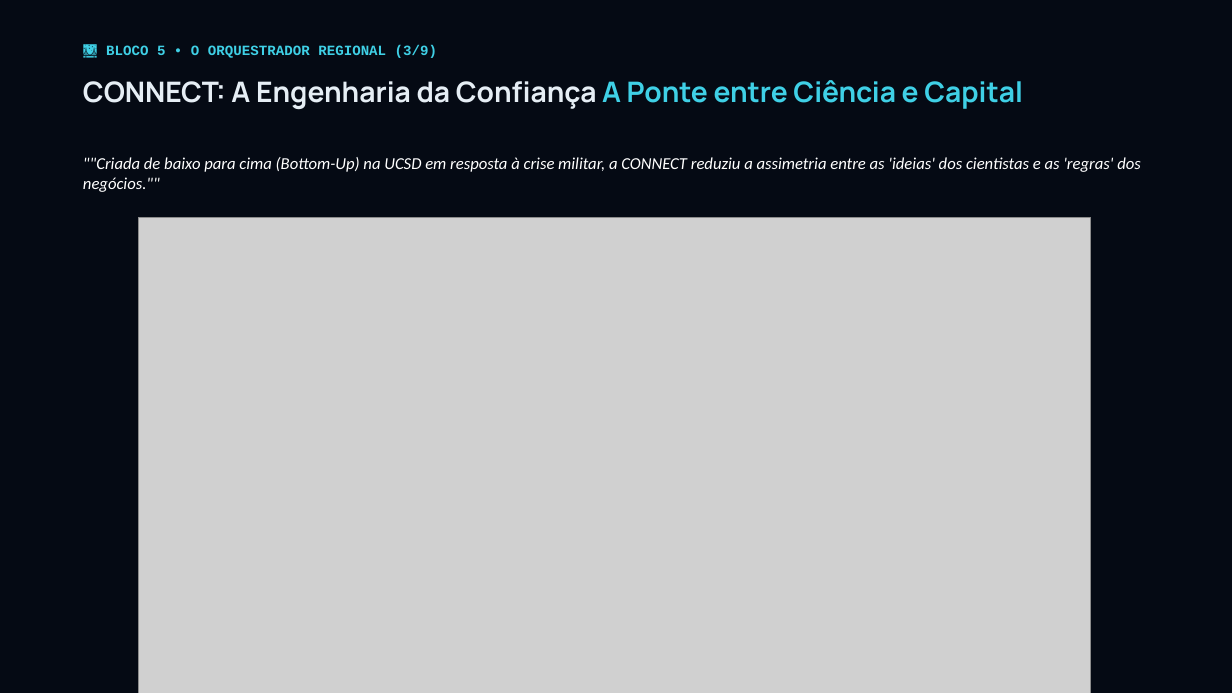
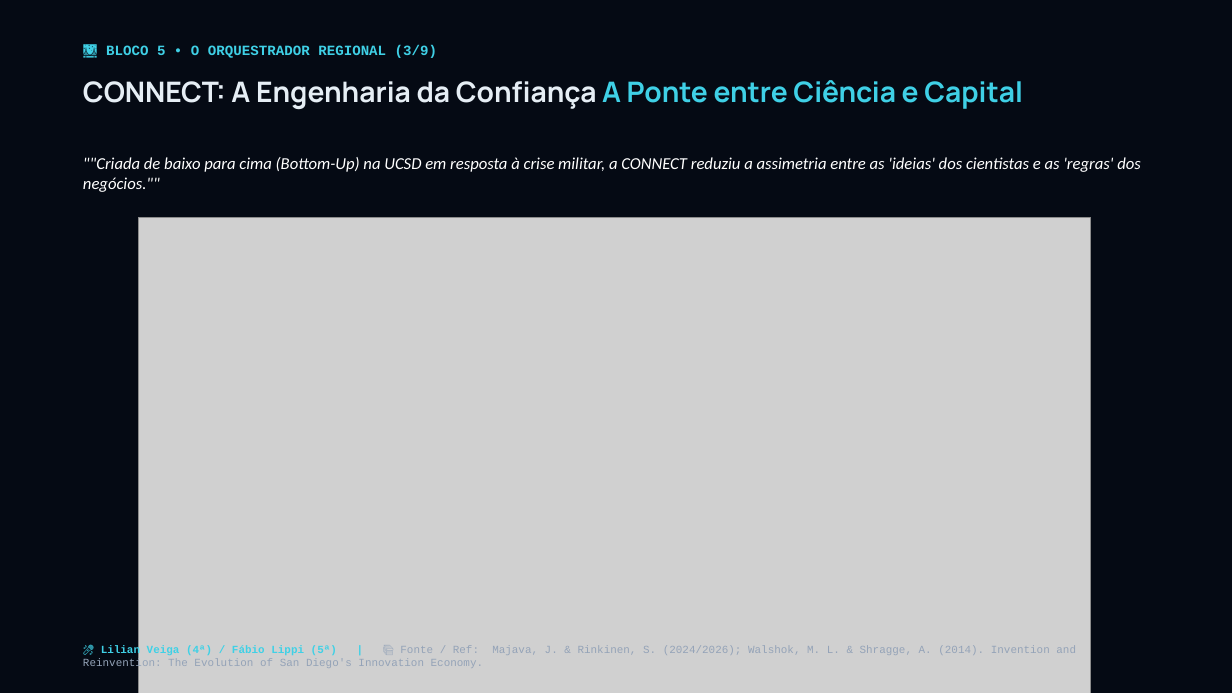
Before and after one commit to josuejofre/seminario-ecossistema-inovacao-pit, a slide deck: slide 26 of Seminario_5_Ecossistemas_Inovacao_Master.pptx. Drawn at 1232x693 pixels with LibreOffice and Linux fonts; fonts in the diff are those of the drawing; grey boxes stand for pictures. Boxes give left, top, right and bottom in pixels: in the first picture for what was removed or moved away, otherwise in the second. Text is boxed around its words. In the diff, an @@ line names an element or a change of style, - is before the commit and + after.

```diff
--- a/Seminario_5_Ecossistemas_Inovacao_Master.pptx
+++ b/Seminario_5_Ecossistemas_Inovacao_Master.pptx
@@ text added at <box>83,645,1076,669</box>, 8.5 pt, text #94A3B8 @@
+🎤 Lilian Veiga (4ª) / Fábio Lippi (5ª) | 📚 Fonte / Ref: Majava, J. & Rinkinen, S. (2024/2026); Walshok, M. L. & Shragge, A. (2014). Invention and Reinvention: The Evolution of San Diego's Innovation Economy.
```
Also in this commit, not shown: 42 other slides changed, 1 slide removed, 4 other files.
